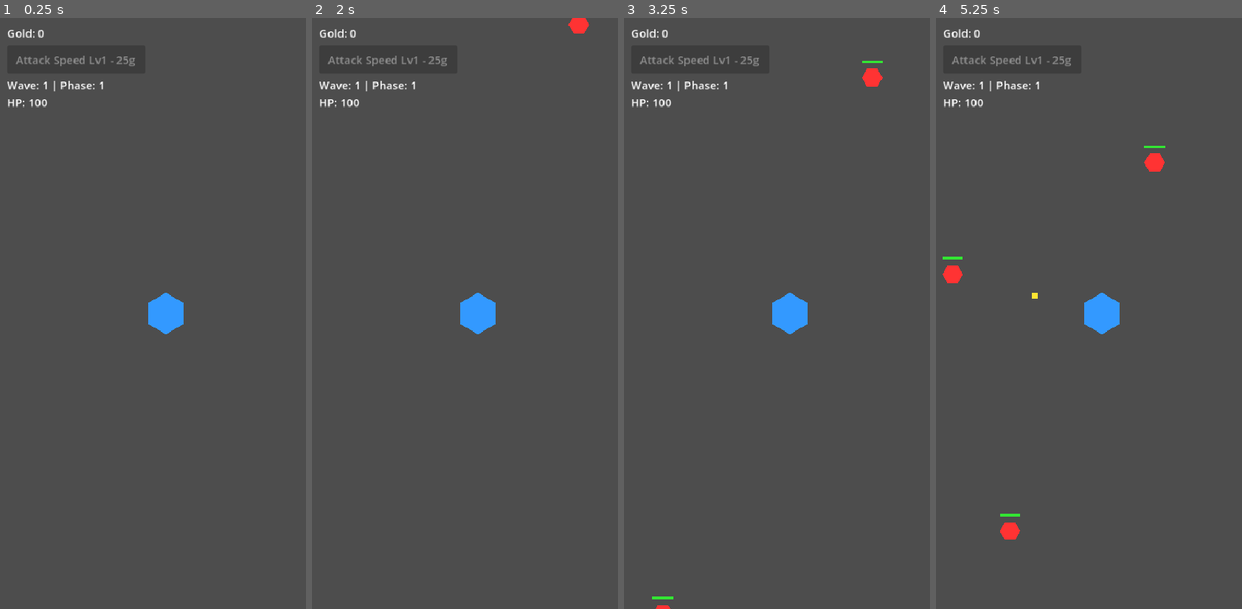
Above: before the commit, frames 1-4 (left to right).
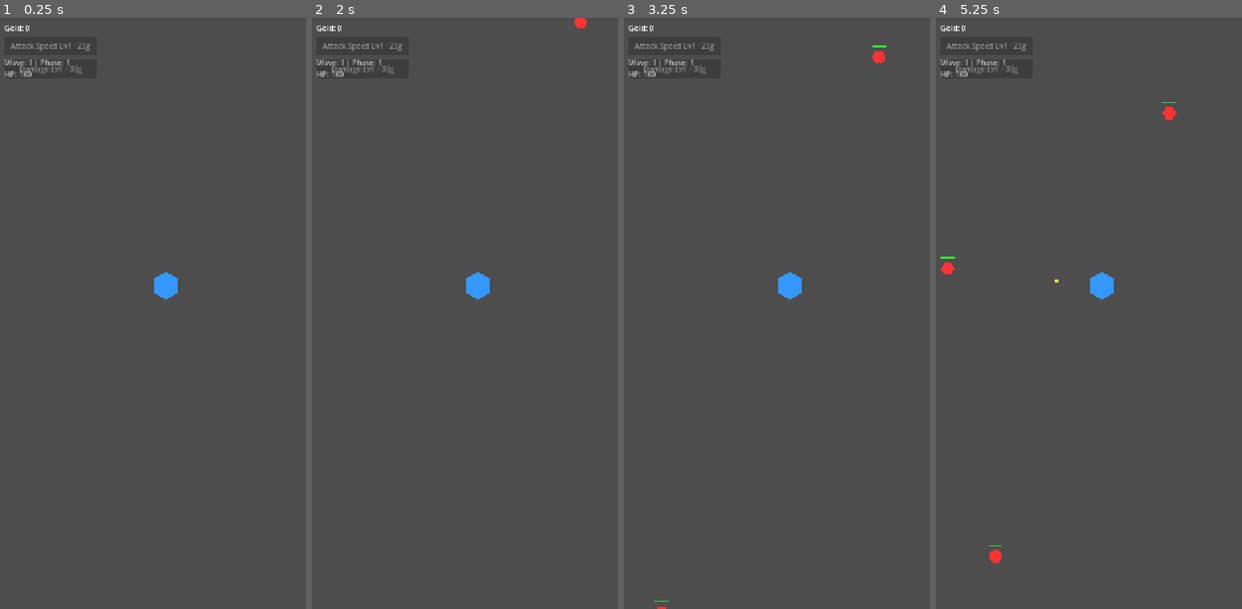
Above: after the commit, the same moments.

Repository: elydarstudio/Base_Defence
Game: Godot game, scene res://main.tscn
The game is run twice, just before and just after one commit, with the same random seed, the same clock (stepped at 60 frames per second) and the same inputs.
Inputs:
- Up to frame 1 (0.25 s): no input
- Up to frame 2 (2 s): tap Enter at 0.5 s; tap Space at 1.25 s
- Up to frame 3 (3.25 s): no input
- Up to frame 4 (5.25 s): no input

The runs differ from the first frame. In frame 1, 1.8% of the frame differs, in the area x 1-60%, y 1-54%; in frame 2, 1.8%; in frame 3, 2.1%; in frame 4, 2.5%, in the area x 1-79%, y 1-93%.

Commit message:
base damage upgrade, enemy HP scaling curve, spawn rate decoupled, boss every 10 waves, viewport expanded

Diff:
--- a/base-defence/Scripts/base.gd
+++ b/base-defence/Scripts/base.gd
@@ -3,7 +3,7 @@
 @export var fire_rate: float = 1.0
 @export var bullet_speed: float = 400.0
 @export var bullet_damage: float = 10.0
-@export var detection_radius: float = 250.0
+@export var detection_radius: float = 400.0
 
 var fire_timer: float = 0.0
 var bullet_scene: PackedScene
@@ -15,7 +15,7 @@
 var bullets_targeting: Dictionary = {}
 
 func _ready():
-	position = Vector2(240, 427)
+	position = Vector2(360, 580)
 	_draw_base()
 
 func _draw_base():
--- a/base-defence/Scripts/enemy.gd
+++ b/base-defence/Scripts/enemy.gd
@@ -60,7 +60,7 @@
 	draw_rect(Rect2(offset, Vector2(bar_width * pct, bar_height)), fill_color)
 
 func scale_to_wave(difficulty: int):
-	var multiplier = 1.0 + (difficulty * 0.10)
+	var multiplier = 1.0 + (difficulty * 0.15)
 	health = 8.0 * multiplier
 	max_health = health
 	attack_damage = 4.0 * (1.0 + (difficulty * 0.06))
--- a/base-defence/Scripts/main.gd
+++ b/base-defence/Scripts/main.gd
@@ -12,6 +12,9 @@
 var attack_speed_level: int = 0
 var attack_speed_cost: int = 25
 var attack_speed_max: int = 10
+var damage_level: int = 0
+var damage_cost: int = 30
+var damage_max: int = 10
 
 var wave: int = 1
 var wave_timer: float = 0.0
@@ -76,9 +79,9 @@
 	boss_wave = false
 	wave = 1
 	phase += 1
-	difficulty += 3  # boss kill = big difficulty jump
+	difficulty += 3
+	spawn_interval = max(0.5, 1.8 - (difficulty * 0.03))
 	enemies_killed = 0
-	enemies_needed = int(10 + (difficulty * 0.8))
 	_update_ui()
 
 func add_currency(amount: int):
@@ -86,12 +89,12 @@
 	if not boss_wave:
 		enemies_killed += 1
 	_update_ui()
+
 func _advance_wave():
 	wave += 1
 	difficulty += 1
-	enemies_needed = int(10 + (difficulty * 1.2))
-	spawn_interval = max(0.3, 1.5 - (difficulty * 0.05))
-	if wave >= 10:
+	spawn_interval = max(0.5, 1.8 - (difficulty * 0.03))
+	if wave % 10 == 0:
 		_spawn_boss()
 	else:
 		_update_ui()
@@ -119,6 +122,13 @@
 	else:
 		btn.text = "Attack Speed Lv" + str(attack_speed_level + 1) + " - " + str(attack_speed_cost) + "g"
 		btn.disabled = currency < attack_speed_cost
+	var dbtn = $UI/DamageButton
+	if damage_level >= damage_max:
+		dbtn.text = "Base Damage - MAXED"
+		dbtn.disabled = true
+	else:
+		dbtn.text = "Damage Lv" + str(damage_level + 1) + " - " + str(damage_cost) + "g"
+		dbtn.disabled = currency < damage_cost
 
 func _on_upgrade_button_pressed():
 	if currency < attack_speed_cost:
@@ -131,11 +141,22 @@
 	$Base.fire_rate += 0.5
 	_update_ui()
 
+func _on_damage_button_pressed():
+	if currency < damage_cost:
+		return
+	if damage_level >= damage_max:
+		return
+	currency -= damage_cost
+	damage_level += 1
+	damage_cost = int(damage_cost * 1.3)
+	$Base.bullet_damage += 1.0
+	_update_ui()
+
 func _random_edge_position() -> Vector2:
 	var edge = randi() % 4
 	match edge:
-		0: return Vector2(randf_range(0, 480), -20)
-		1: return Vector2(randf_range(0, 480), 874)
-		2: return Vector2(-20, randf_range(0, 854))
-		3: return Vector2(500, randf_range(0, 854))
+		0: return Vector2(randf_range(0, 720), -20)
+		1: return Vector2(randf_range(0, 720), 1300)
+		2: return Vector2(-20, randf_range(0, 1280))
+		3: return Vector2(740, randf_range(0, 1280))
 	return Vector2.ZERO
--- a/base-defence/main.tscn
+++ b/base-defence/main.tscn
@@ -78,7 +78,15 @@
 offset_bottom = 480.0
 text = "Run Again"
 
+[node name="DamageButton" type="Button" parent="UI" unique_id=1447072445]
+offset_left = 10.0
+offset_top = 90.0
+offset_right = 210.0
+offset_bottom = 130.0
+text = "Damage Lv1 - 30g"
+
 [node name="DamageLayer" type="CanvasLayer" parent="." unique_id=1848438676]
 
 [connection signal="pressed" from="UI/UpgradeButton" to="." method="_on_upgrade_button_pressed"]
 [connection signal="pressed" from="UI/GameOverScreen/RestartButton" to="." method="_on_restart_button_pressed"]
+[connection signal="pressed" from="UI/DamageButton" to="." method="_on_damage_button_pressed"]
--- a/base-defence/project.godot
+++ b/base-defence/project.godot
@@ -17,8 +17,8 @@
 
 [display]
 
-window/size/viewport_width=480
-window/size/viewport_height=854
+window/size/viewport_width=720
+window/size/viewport_height=1280
 window/stretch/mode="canvas_items"
 
 [physics]
